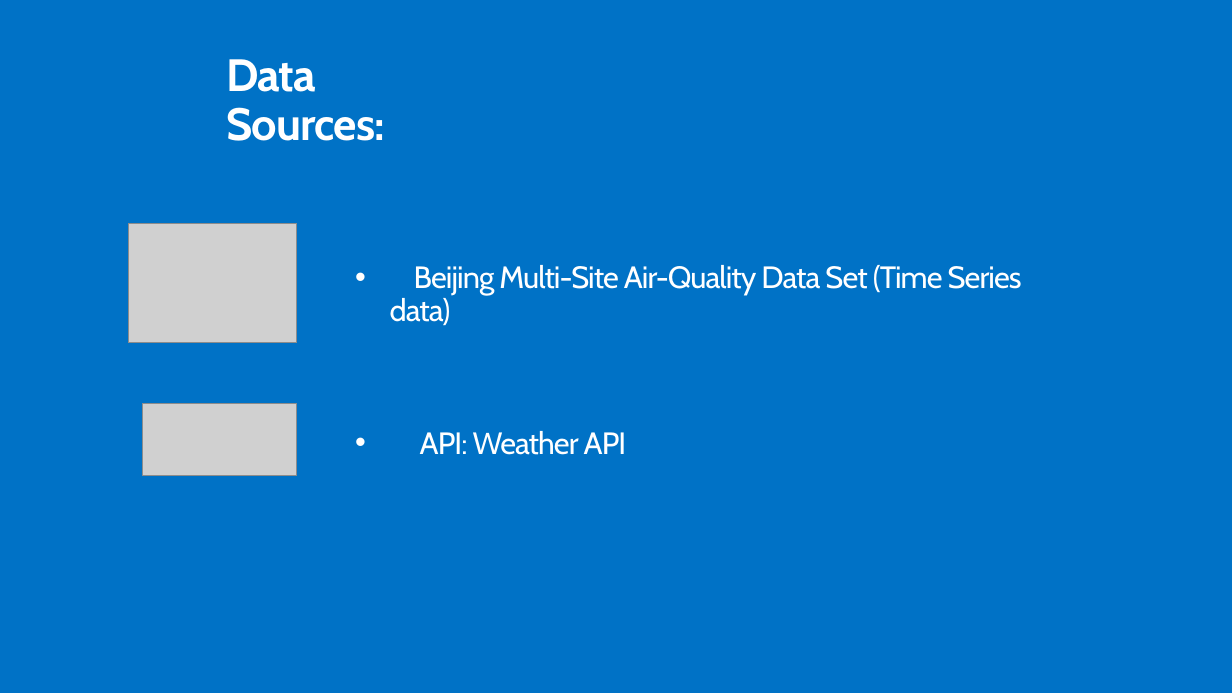
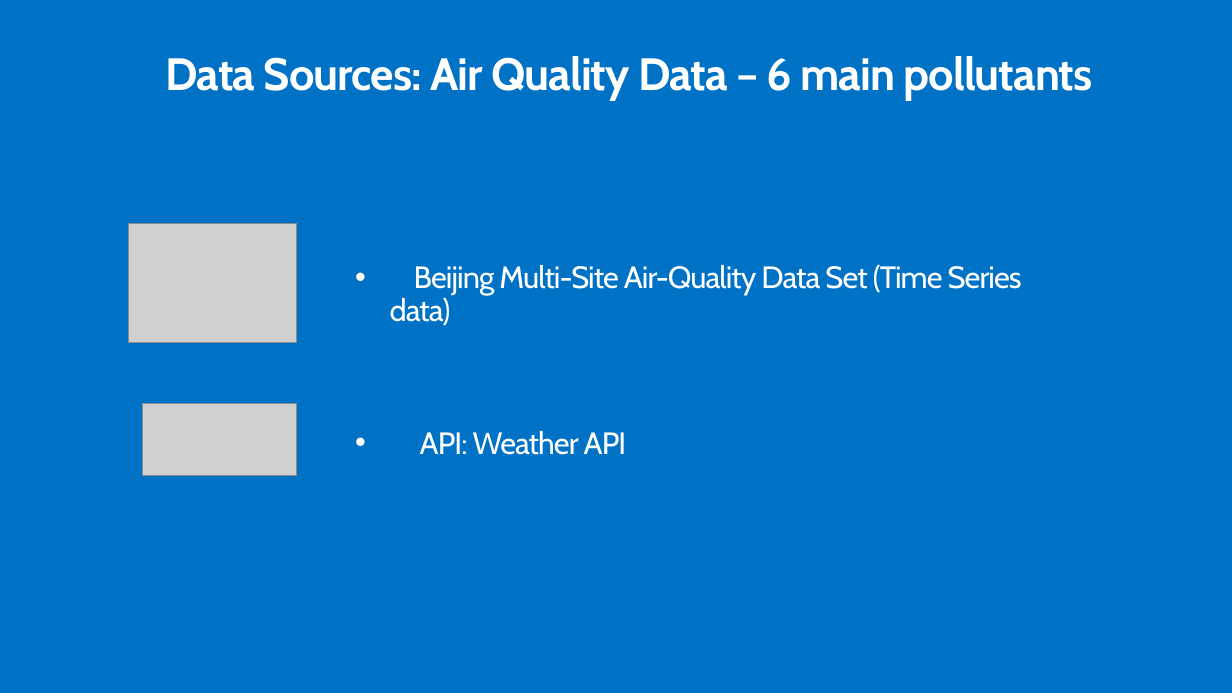
Before and after one commit to jecastrom/data_mid_bootcamp_project_classification, a slide deck: slide 3 of Mid-Bootcamp-Project-Deck-1.pptx. Drawn at 1232x693 pixels with LibreOffice and Linux fonts; fonts in the diff are those of the drawing; grey boxes stand for pictures; background and template pictures are left out. Boxes give left, top, right and bottom in pixels: in the first picture for what was removed or moved away, otherwise in the second. Text is boxed around its words. In the diff, an @@ line names an element or a change of style, - is before the commit and + after.

Commit message:
Deck update

```diff
--- a/Mid-Bootcamp-Project-Deck-1.pptx
+++ b/Mid-Bootcamp-Project-Deck-1.pptx
@@ title at (x1=166, y1=56, x2=1093, y2=101): text changed @@
-Data Sources:
+Data Sources: Air Quality Data – 6 main pollutants
```
Also in this commit, not shown: 2 other slides changed.
